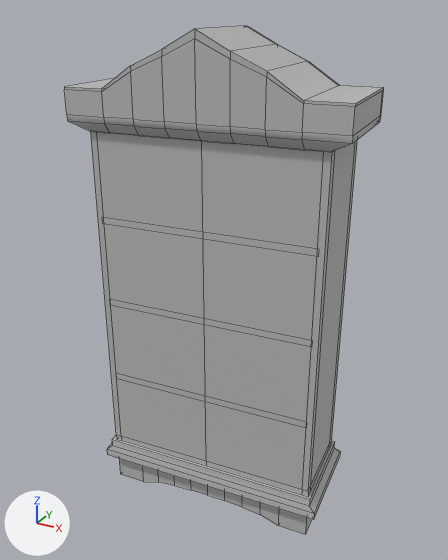
The FBX model Assets/models/estanteria.fbx as it was, and as the next commit left it.
The view is the same before and after, from a 50 mm camera at (8.44, -5.78, 4.07) aimed at (7.21, -3.56, 2.96). Arrows for +X, +Y and +Z are at lower left; the lights stay in place. The first picture is the older version. Mesh edges are drawn as thin lines. Where no turn or scale is listed for an object, it has been applied to the vertices.

The first picture shows 'inicio:estante'.
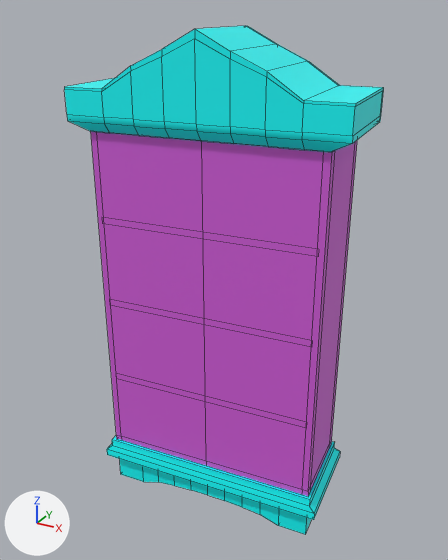
The newer file is also turned or shifted as a whole; pictures and numbers use the older file's frame.

Edits to the scene script, one JSON object a line:
```json
{"op": "add", "block": "mat_piso", "code": ["mat_piso = principled_material('piso')", "mat_piso.base_color = (0.0, 1.0, 1.0)  # cyan #00ffff"]}
{"op": "add", "block": "mat_techo", "code": ["mat_techo = principled_material('techo')", "mat_techo.base_color = (0.659, 0.111, 0.71)  # pink #d45edb"]}
{"op": "add", "block": "mat_pared", "code": ["mat_pared = principled_material('pared')", "mat_pared.base_color = (1.0, 0.908, 0.0)  # yellow #fff400"]}
{"block": "me_mesh", "where": "me_mesh.from_pydata(...)  # 278 vertices, 264 faces; spans x -0.59..0.59, y -0.29..0.29, z -1.07..1.07"}
{"block": "me_mesh", "where": "# used by ob_inicio_estante; location = (7.217, -3.568, 2.934)"}
{"block": "me_mesh", "change": "me_mesh part 1: 82 of the faces centred in x -0.51..0.51, y -0.25..0.24, z -0.85..0.68 switch from mat_maya_lambert2 (grey #bcbcbc) to mat_techo (pink #d45edb)"}
{"block": "me_mesh", "change": "me_mesh part 2: 106 of the faces centred in x -0.59..0.57, y -0.28..0.28, z 0.7..1.04 switch from mat_maya_lambert2 (grey #bcbcbc) to mat_piso (cyan #00ffff)"}
{"block": "me_mesh", "change": "me_mesh part 3: 56 of the faces centred in x -0.54..0.54, y -0.24..0.24, z -1.07..-0.84 switch from mat_maya_lambert2 (grey #bcbcbc) to mat_piso (cyan #00ffff)"}
{"op": "add", "block": "me_mesh", "code": "me_mesh.materials.append(mat_pared)  # yellow #fff400"}
```

Location of each change, [x1, y1, x2, y2] in pixels of the pictures (448 x 560 px):
```json
{"part": 1, "of": "me_mesh", "change": "recoloured", "before": [91, 131, 357, 496], "after": [91, 131, 357, 496], "on screen": "grey to pink"}
{"part": 2, "of": "me_mesh", "change": "recoloured", "before": [64, 26, 384, 152], "after": [64, 26, 384, 152], "on screen": "grey to cyan"}
{"part": 3, "of": "me_mesh", "change": "recoloured", "before": [107, 436, 340, 534], "after": [107, 436, 340, 534], "on screen": "grey to cyan"}
```
